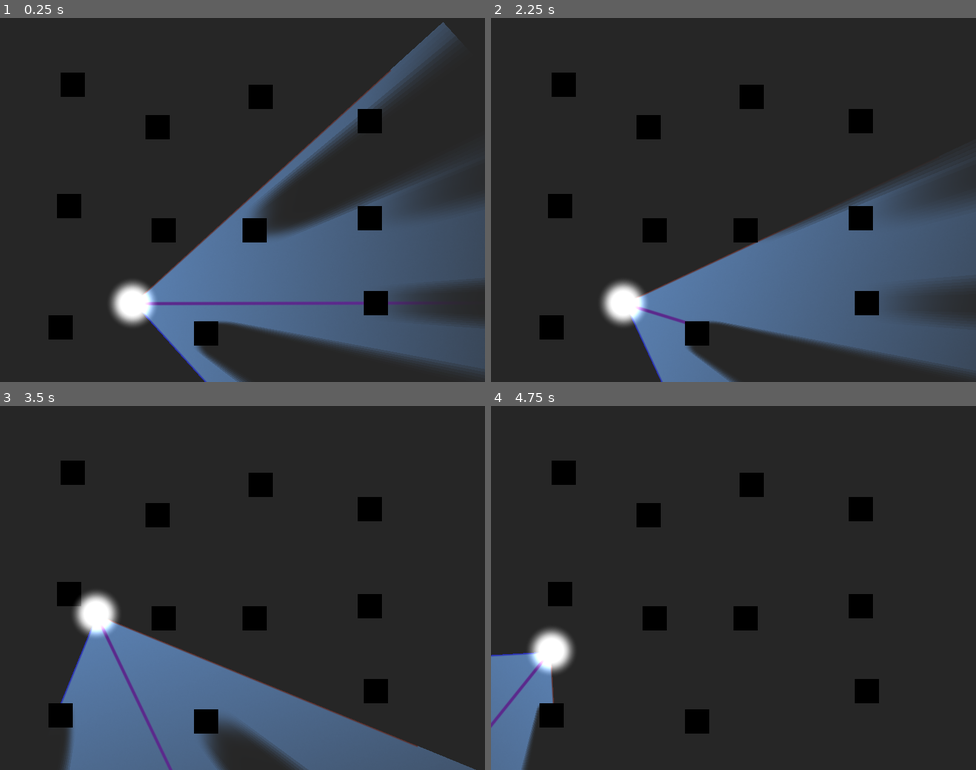
Above: before the commit, frames 1-4 (two rows, left to right).
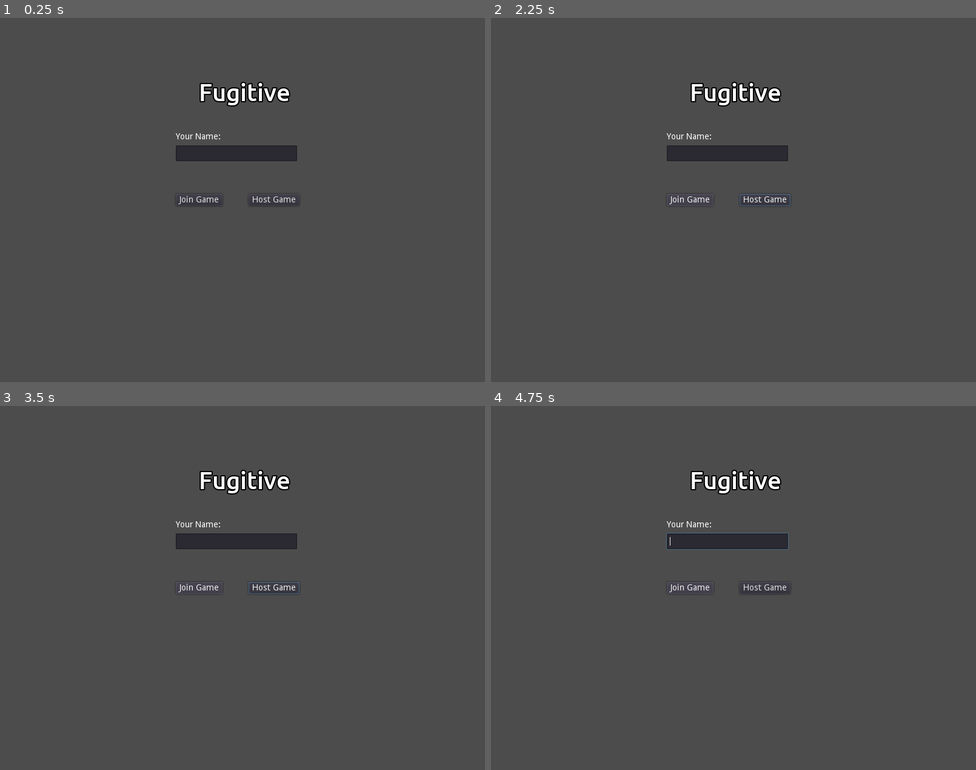
Above: after the commit, the same moments.

Repository: FugitiveTheGame/Fugitive
Game: Godot game, scene res://screens/mainmenu/MainMenu.tscn
Same seed, same stepped clock (60 frames per second), same inputs: the game is played once before the commit and once after it. Before the commit the project starts from res://maps/map_00/main.tscn.
Inputs (mouse positions are in pixels of both pictures, inside the frame that each line leads up to):
- Up to frame 1 (0.25 s): no input
- Up to frame 2 (2.25 s): click (762, 200) at 0.5 s, where only the run after the commit has a clickable "Host Game"; click (689, 200) at 1.25 s, where only the run after the commit has a clickable "Join Game"; hold Right (ui_right) from 2.03 s (still down)
- Up to frame 3 (3.5 s): release Right (ui_right) at 2.78 s; hold Down (ui_down) from 2.78 s (still down)
- Up to frame 4 (4.75 s): release Down (ui_down) at 3.53 s; hold Right (ui_right) 3.53-4.28 s; hold Up (ui_up) from 4.28 s (still down)

The runs differ from the first frame. In frame 1, 93% of the frame differs, in the area x 0-100%, y 0-100%; in frame 2, 95%; in frame 3, 98%; in frame 4, 98%.

Commit message:
Added main menu and lobby
Networking in the very embrionic stages

Diff:
--- /dev/null
+++ b/actors/player/Player.gd
@@ -0,0 +1,4 @@
+extends Node2D
+
+func _ready():
+	pass
--- /dev/null
+++ b/global/Network.gd
@@ -0,0 +1,56 @@
+extends Node
+
+const DEFAULT_IP := "127.0.0.1"
+const DEFAULT_PORT := 31004
+const MAX_PLAYERS := 5
+
+var players = {}
+var selfData = { name = "", position = Vector2() }
+
+func _ready():
+	get_tree().connect('network_peer_disconnected', self, 'on_player_disconnect')
+
+func hostGame(playerName: String) -> bool:
+	selfData.name = playerName
+	players[1] = selfData
+
+	var peer = NetworkedMultiplayerENet.new()
+	var result = peer.create_server(DEFAULT_PORT, MAX_PLAYERS)
+
+	if result == OK:
+		get_tree().set_network_peer(peer)
+		return true
+	else:
+		return false
+
+func joinGame(playerName: String, serverIp: String) -> bool:
+	selfData.name = playerName
+	players[0] = selfData
+
+	get_tree().connect('connected_to_server', self, 'on_connected_to_server')
+
+	var peer = NetworkedMultiplayerENet.new()
+	var result = peer.create_client(serverIp, DEFAULT_PORT)
+
+	if result == OK:
+		get_tree().set_network_peer(peer)
+		return true
+	else:
+		return false
+
+func on_player_disconnect(id):
+	print('Player disconnect: ' + str(id))
+	players.erase(id)
+
+func on_connected_to_server():
+	var newPlayerId = get_tree().get_network_unique_id()
+	#players[newPlayerId] = selfData
+	rpc('send_player_info', newPlayerId, selfData)
+
+remote func send_player_info(id, info):
+	# Call on all clients
+	if get_tree().is_network_server():
+		for player in players:
+			rpc_id(player, 'send_player_info', id, info)
+
+	players[id] = info
--- a/project.godot
+++ b/project.godot
@@ -21,8 +21,12 @@
 [application]
 
 config/name="Fugitive"
-run/main_scene="res://maps/map_00/main.tscn"
+run/main_scene="res://screens/mainmenu/MainMenu.tscn"
 config/icon="res://icon.png"
+
+[autoload]
+
+Network="*res://global/Network.gd"
 
 [display]
 
--- /dev/null
+++ b/screens/lobby/Lobby.gd
@@ -0,0 +1,23 @@
+extends Control
+
+onready var playerListControl := get_node('PlayerList')
+
+const MIN_PLAYERS = 1
+
+func _ready():
+	update_player_list()
+	get_tree().connect("network_peer_connected", self, "player_connected")
+
+func player_connected():
+	update_player_list()
+
+func update_player_list():
+	for player_id in Network.players:
+		var player = Network.players[player_id]
+		var playerControl = Label.new()
+		playerControl.text = player.name
+		playerListControl.add_child(playerControl)
+
+func _on_StartGameButton_pressed():
+	if Network.players >= MIN_PLAYERS:
+		get_tree().change_scene('res://maps/map_00/main.tscn')
--- /dev/null
+++ b/screens/lobby/Lobby.tscn
@@ -0,0 +1,37 @@
+[gd_scene load_steps=3 format=2]
+
+[ext_resource path="res://screens/lobby/Lobby.gd" type="Script" id=1]
+[ext_resource path="res://fonts/content/ContentFont.tres" type="DynamicFont" id=2]
+
+[node name="Control" type="Control"]
+anchor_right = 1.0
+anchor_bottom = 1.0
+script = ExtResource( 1 )
+
+[node name="Label" type="Label" parent="."]
+margin_right = 40.0
+margin_bottom = 14.0
+custom_fonts/font = ExtResource( 2 )
+text = "Lobby"
+
+[node name="Label2" type="Label" parent="."]
+margin_left = 580.0
+margin_top = 71.0
+margin_right = 626.0
+margin_bottom = 102.0
+text = "Players
+"
+
+[node name="PlayerList" type="Tree" parent="."]
+margin_left = 580.0
+margin_top = 110.0
+margin_right = 790.0
+margin_bottom = 591.0
+
+[node name="StartGameButton" type="Button" parent="."]
+margin_left = 360.0
+margin_top = 560.0
+margin_right = 443.0
+margin_bottom = 580.0
+text = "Start Game"
+[connection signal="pressed" from="StartGameButton" to="." method="_on_StartGameButton_pressed"]
--- /dev/null
+++ b/screens/mainmenu/MainMenu.gd
@@ -0,0 +1,42 @@
+extends Control
+
+onready var joinDialog := get_node("JoinGameDialog")
+onready var serverIpEditText := get_node("JoinGameDialog/ServerIpTextEdit")
+
+var playerName: String = ""
+
+func _on_HostGameButton_pressed():
+	if playerName == "":
+		return
+
+	var success = Network.hostGame(playerName)
+	if success:
+		get_tree().change_scene('res://screens/lobby/Lobby.tscn')
+
+func _on_JoinGameButton_pressed():
+	if playerName == "":
+		return
+
+	joinDialog.popup_centered()
+
+func _on_PlayerNameTextEdit_text_changed(text):
+	playerName = text
+
+func _on_ConnectButton_pressed():
+	joinDialog.hide()
+
+	var serverIp: String
+	serverIp = serverIpEditText.text
+
+	if serverIp == "":
+		return
+
+	var success = Network.joinGame(serverIp, playerName)
+	if success:
+		get_tree().change_scene('res://screens/lobby/Lobby.tscn')
+
+func _on_CancelButton_pressed():
+	joinDialog.hide()
+
+func _on_JoinGameDialog_about_to_show():
+	serverIpEditText.text = Network.DEFAULT_IP
--- /dev/null
+++ b/screens/mainmenu/MainMenu.tscn
@@ -0,0 +1,88 @@
+[gd_scene load_steps=3 format=2]
+
+[ext_resource path="res://screens/mainmenu/MainMenu.gd" type="Script" id=1]
+[ext_resource path="res://fonts/content/ContentFont.tres" type="DynamicFont" id=2]
+
+[node name="Control" type="Control"]
+anchor_right = 1.0
+anchor_bottom = 1.0
+script = ExtResource( 1 )
+
+[node name="TitleLabel" type="Label" parent="."]
+margin_left = 328.42
+margin_top = 98.9472
+margin_right = 479.42
+margin_bottom = 144.947
+custom_fonts/font = ExtResource( 2 )
+text = "Fugitive"
+
+[node name="HostGameButton" type="Button" parent="."]
+margin_left = 410.0
+margin_top = 290.0
+margin_right = 494.0
+margin_bottom = 310.0
+text = "Host Game"
+
+[node name="JoinGameButton" type="Button" parent="."]
+margin_left = 290.0
+margin_top = 290.0
+margin_right = 367.0
+margin_bottom = 310.0
+text = "Join Game"
+
+[node name="PlayerNameTextEdit" type="LineEdit" parent="."]
+margin_left = 290.0
+margin_top = 210.0
+margin_right = 490.0
+margin_bottom = 234.0
+clear_button_enabled = true
+
+[node name="PlayerNameLabel" type="Label" parent="."]
+margin_left = 290.0
+margin_top = 189.473
+margin_right = 364.0
+margin_bottom = 203.473
+text = "Your Name:"
+
+[node name="JoinGameDialog" type="PopupDialog" parent="."]
+visible = true
+margin_left = 230.0
+margin_top = 380.0
+margin_right = 550.0
+margin_bottom = 550.0
+popup_exclusive = true
+
+[node name="Label" type="Label" parent="JoinGameDialog"]
+margin_left = 23.4211
+margin_top = 14.0
+margin_right = 75.4211
+margin_bottom = 28.0
+text = "Sever IP"
+
+[node name="ServerIpTextEdit" type="LineEdit" parent="JoinGameDialog"]
+margin_left = 30.0
+margin_top = 40.0
+margin_right = 220.0
+margin_bottom = 64.0
+clear_button_enabled = true
+
+[node name="ConnectButton" type="Button" parent="JoinGameDialog"]
+margin_left = 240.0
+margin_top = 130.0
+margin_right = 304.0
+margin_bottom = 150.0
+text = "Connect"
+
+[node name="CancelButton" type="Button" parent="JoinGameDialog"]
+margin_left = 20.0
+margin_top = 130.0
+margin_right = 74.0
+margin_bottom = 150.0
+text = "Cancel"
+[connection signal="pressed" from="HostGameButton" to="." method="_on_HostGameButton_pressed"]
+[connection signal="pressed" from="JoinGameButton" to="." method="_on_JoinGameButton_pressed"]
+[connection signal="text_changed" from="PlayerNameTextEdit" to="." method="_on_PlayerNameTextEdit_text_changed"]
+[connection signal="about_to_show" from="JoinGameDialog" to="." method="_on_JoinGameDialog_about_to_show"]
+[connection signal="popup_hide" from="JoinGameDialog" to="." method="_on_JoinGameDialog_popup_hide"]
+[connection signal="pressed" from="JoinGameDialog/ConnectButton" to="." method="_on_ConnectButton_pressed"]
+[connection signal="pressed" from="JoinGameDialog/CancelButton" to="." method="_on_CancelButton_pressed"]
